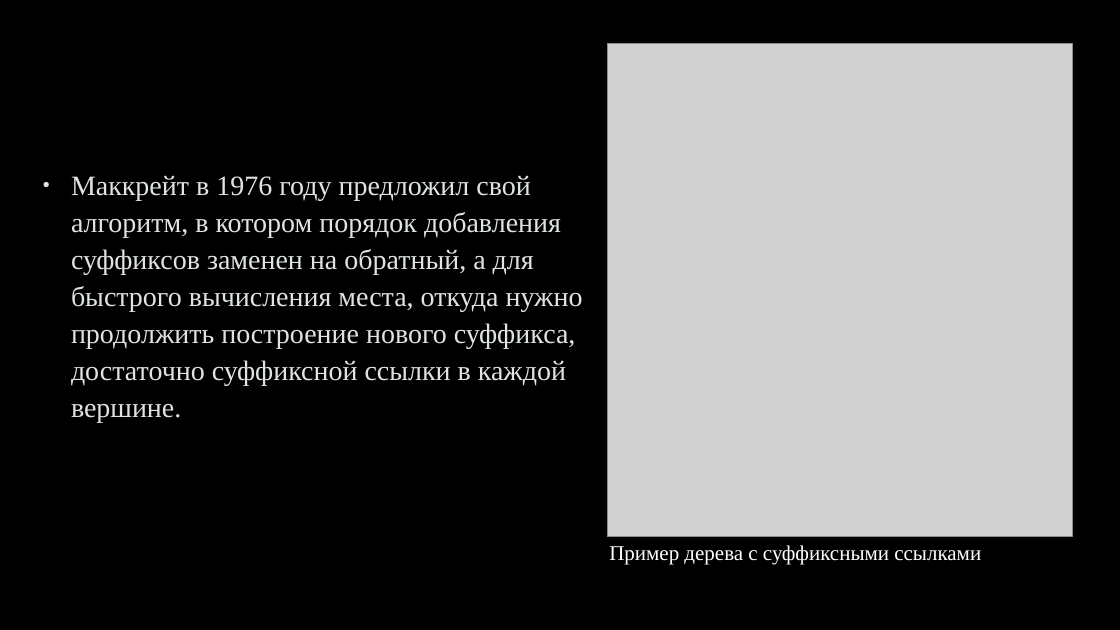
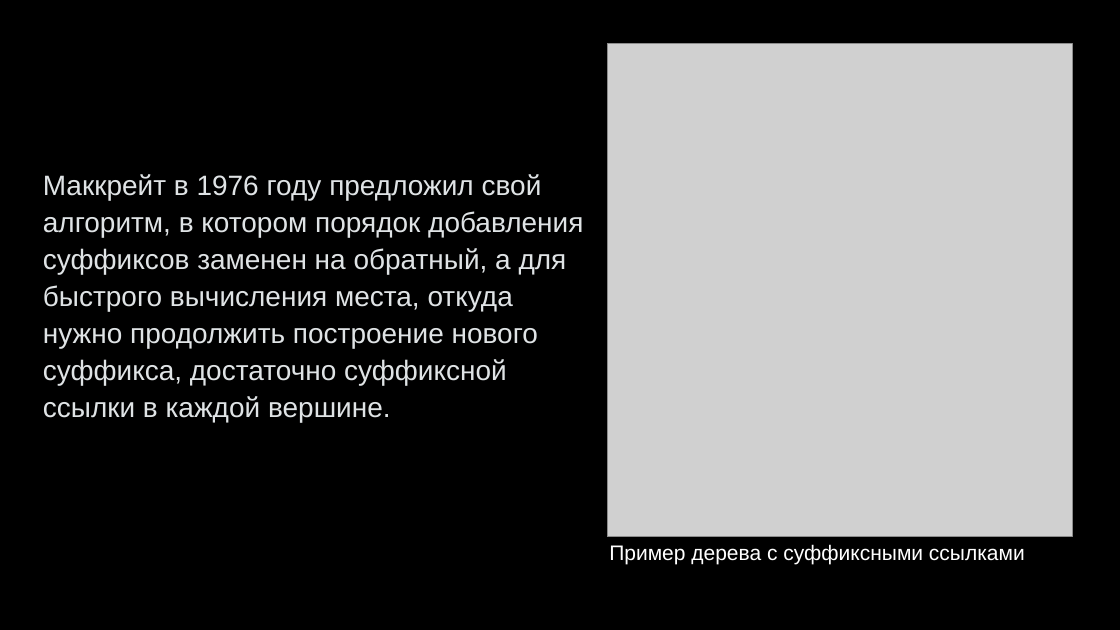
Before and after one commit to belkova-ea/McCreight-s-algo, a slide deck: slide 7 of Алгоритм МакКрейта.pptx (slide 5 before the commit). Drawn at 1120x630 pixels with LibreOffice and Linux fonts; fonts in the diff are those of the drawing; grey boxes stand for pictures; background and template pictures are left out. Boxes give left, top, right and bottom in pixels: in the first picture for what was removed or moved away, otherwise in the second. Text is boxed around its words. In the diff, an @@ line names an element or a change of style, - is before the commit and + after.

```diff
--- a/Алгоритм МакКрейта.pptx
+++ b/Алгоритм МакКрейта.pptx
@@ text "Маккрейт в 1976 году предложил ..." at (x1=43, y1=174, x2=583, y2=422): font Times New Roman to Arial; bullet • to none @@
@@ text "Пример дерева с суффиксными ссылками" at (x1=609, y1=544, x2=1025, y2=565): font Times New Roman to Arial @@
```
Also in this commit, not shown: 12 other slides changed, 2 slides added, 1 slide removed.
